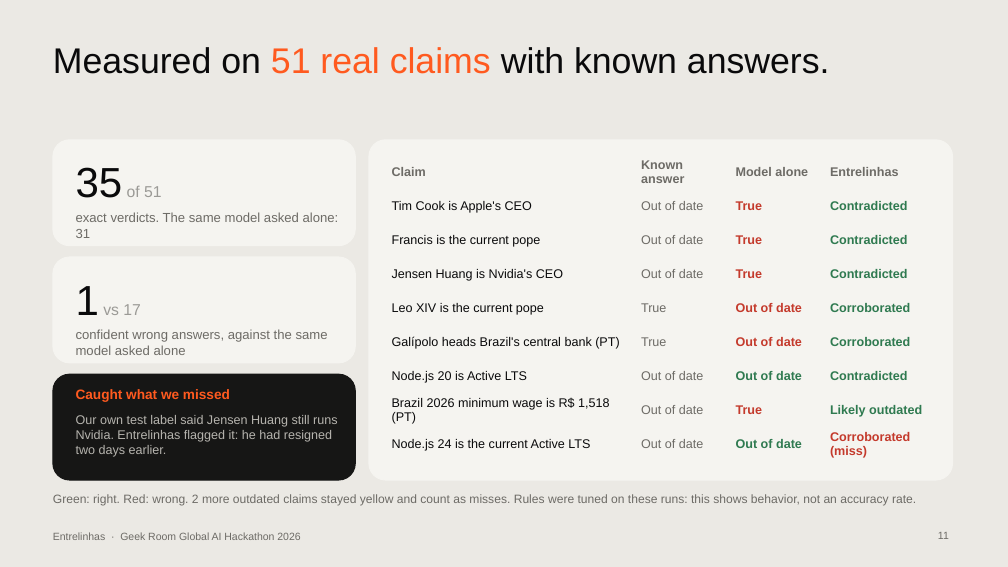
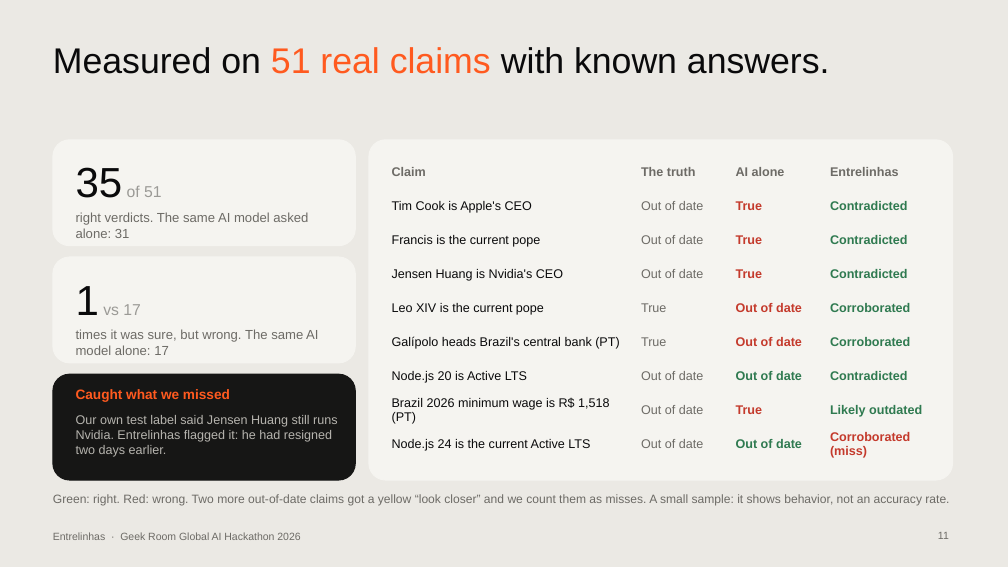
Before and after one commit to contatoalicecandido-lab/entrelinhas, a slide deck: slide 11 of submission/Entrelinhas_Pitch_Deck.pptx. Drawn at 1008x567 pixels with LibreOffice and Linux fonts; fonts in the diff are those of the drawing. Boxes give left, top, right and bottom in pixels: in the first picture for what was removed or moved away, otherwise in the second. Text is boxed around its words. In the diff, an @@ line names an element or a change of style, - is before the commit and + after.

```diff
--- a/submission/Entrelinhas_Pitch_Deck.pptx
+++ b/submission/Entrelinhas_Pitch_Deck.pptx
@@ table at bbox=[386, 155, 938, 462] @@
-row 1, column 2: Known answer
+row 1, column 2: The truth
-row 1, column 3: Model alone
+row 1, column 3: AI alone
@@ text at bbox=[76, 212, 308, 238]: text changed @@
-exact verdicts. The same model asked alone: 31
+right verdicts. The same AI model asked alone: 31
@@ text at bbox=[76, 329, 318, 355]: text changed @@
-confident wrong answers, against the same model asked alone
+times it was sure, but wrong. The same AI model alone: 17
@@ text at bbox=[53, 494, 949, 506]: text changed @@
-Green: right. Red: wrong. 2 more outdated claims stayed yellow and count as misses. Rules were tuned on these runs: this shows behavior, not an accuracy rate.
+Green: right. Red: wrong. Two more out-of-date claims got a yellow “look closer” and we count them as misses. A small sample: it shows behavior, not an accuracy rate.
```
Also in this commit, not shown: 13 other slides changed.
